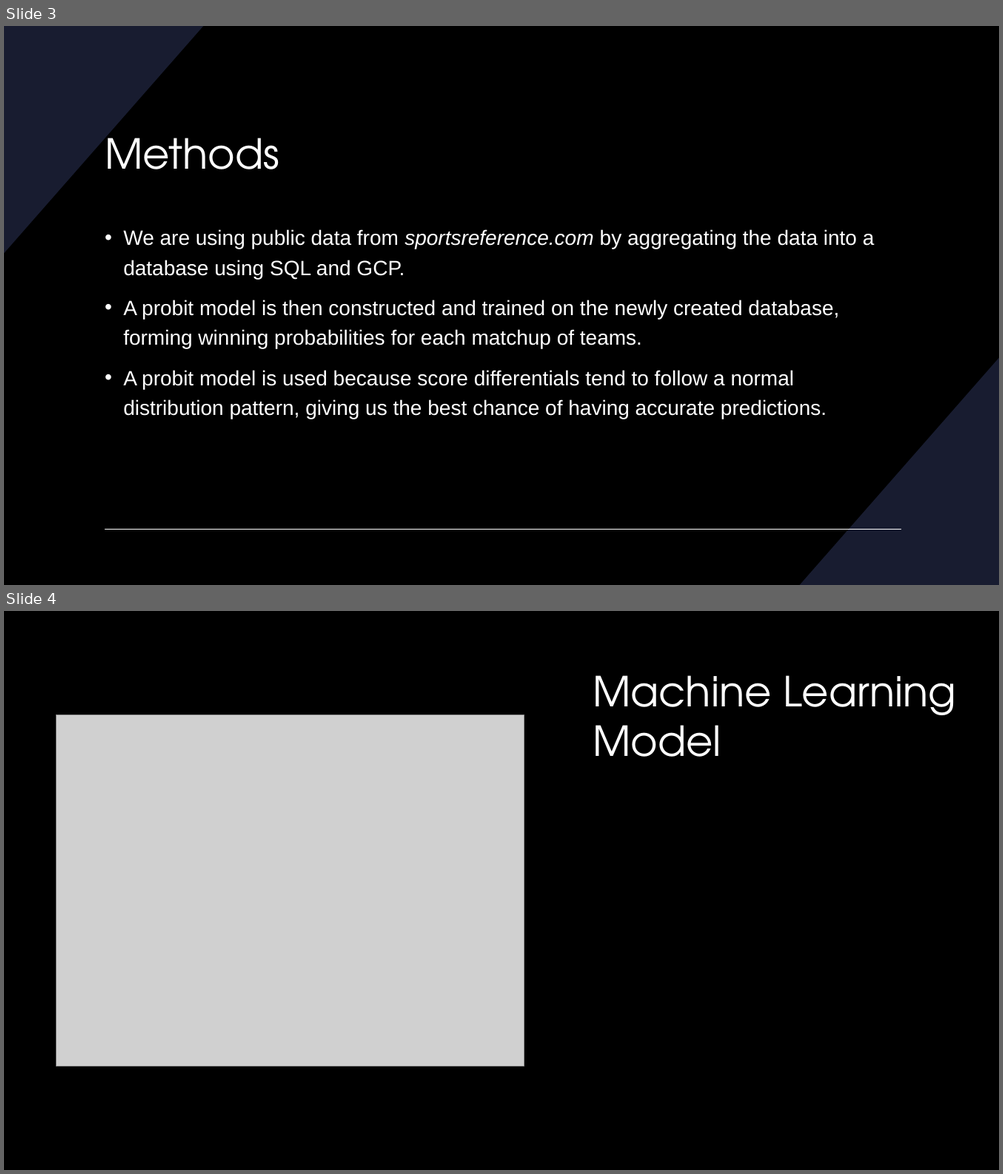
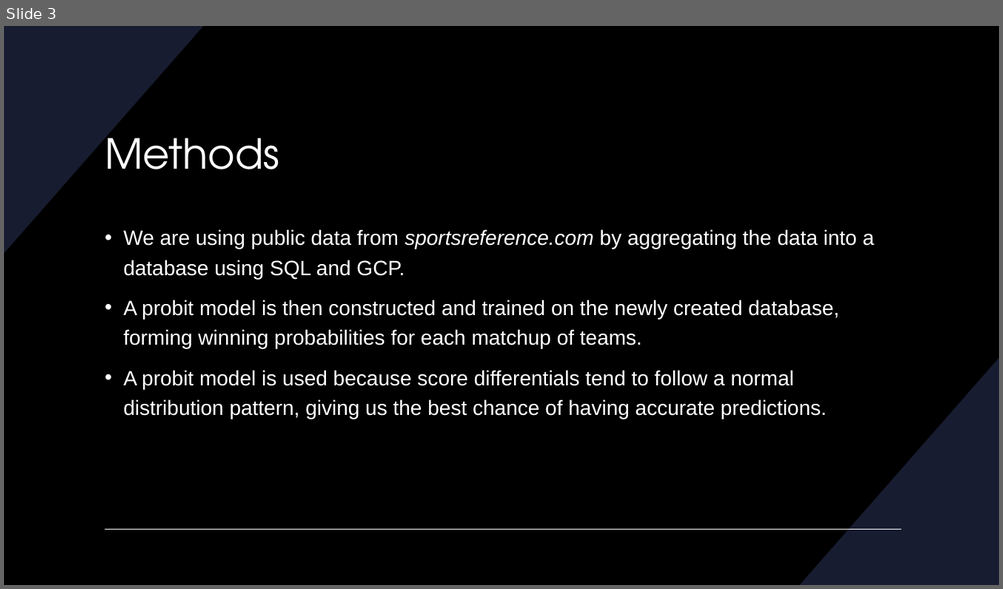
Before and after one commit to crawleyliam/NBA_playoff_bracket, a slide deck: NBA Playoff Powerpoint.pptx. Shown one above the other, each under a label of ours: slides 3 and 4 before the commit, slide 3 after it. The pictures are 1003x1174 and 1003x589 pixels, drawn with LibreOffice and Linux fonts; fonts in the diff are those of the drawing; grey boxes stand for pictures. Boxes give left, top, right and bottom in pixels: in the first picture for what was removed or moved away, otherwise in the second. Text is boxed around its words. In the diff, an @@ line names an element or a change of style, - is before the commit and + after.

```diff
--- a/NBA Playoff Powerpoint.pptx
+++ b/NBA Playoff Powerpoint.pptx
@@ slide 4 removed at [4,611,999,1170], background #000000; not listed: 2 template elements that a slide beside it also shows @@
@@ rectangle removed at [4,611,999,1170] @@
@@ title removed at [592,675,956,757] @@
-Machine Learning Model
@@ picture removed at [57,715,524,1067] @@
```
Also in this commit, not shown: 3 slides added.
